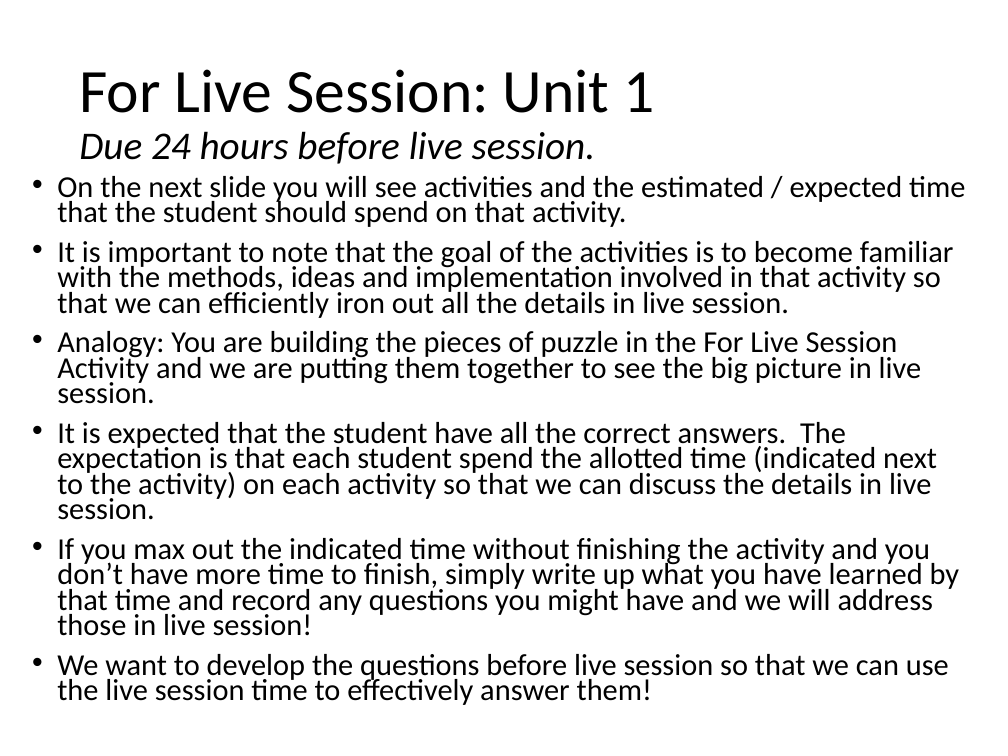
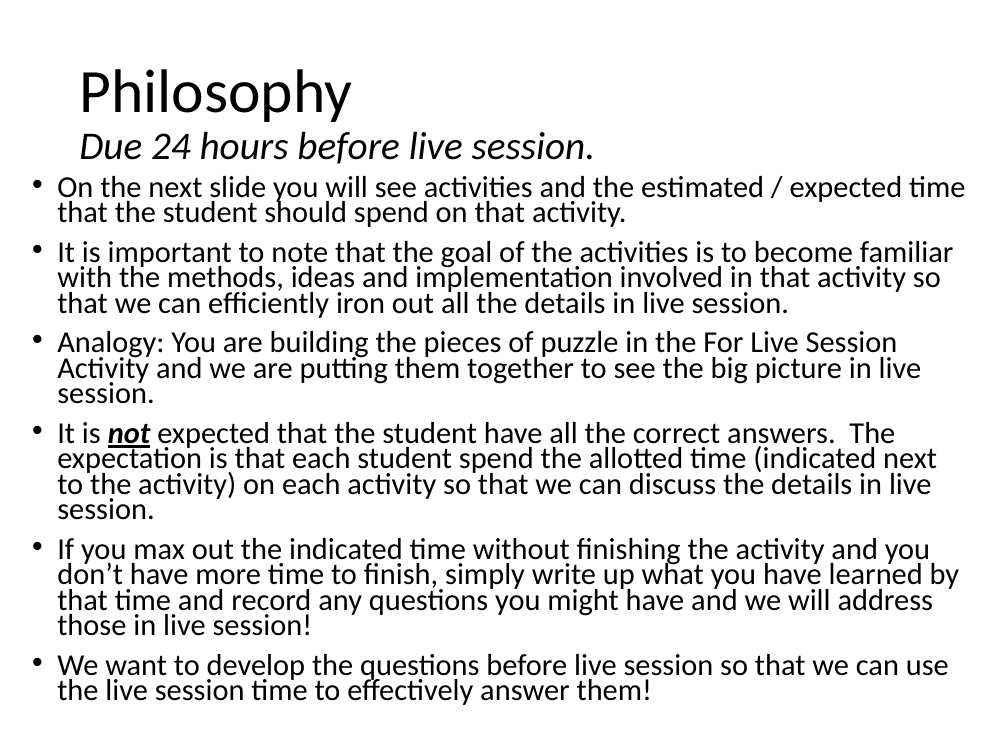
Before and after one commit to BivinSadler/MSDS_6306_Doing-Data-Science, a slide deck: slide 2 of Unit 1/For Live Session Unit 1 DDS Student.pptx. Drawn at 1008x756 pixels with LibreOffice and Linux fonts; fonts in the diff are those of the drawing. Boxes give left, top, right and bottom in pixels: in the first picture for what was removed or moved away, otherwise in the second. Text is boxed around its words. In the diff, an @@ line names an element or a change of style, - is before the commit and + after.

```diff
--- a/Unit 1/For Live Session Unit 1 DDS Student.pptx
+++ b/Unit 1/For Live Session Unit 1 DDS Student.pptx
@@ title at (79,69,595,164): text changed @@
-For Live Session: Unit 1
-Due 24 hours before live session.
+Philosophy
+Due 24 hours before live session.
@@ text at (57,422,937,520): text changed @@
-• It is expected that the student have all the correct answers. The expectation is that each student spend the allotted time (indicated next to the activity) on each activity so that we can discuss the details in live session.
+• It is not expected that the student have all the correct answers. The expectation is that each student spend the allotted time (indicated next to the activity) on each activity so that we can discuss the details in live session.
```
